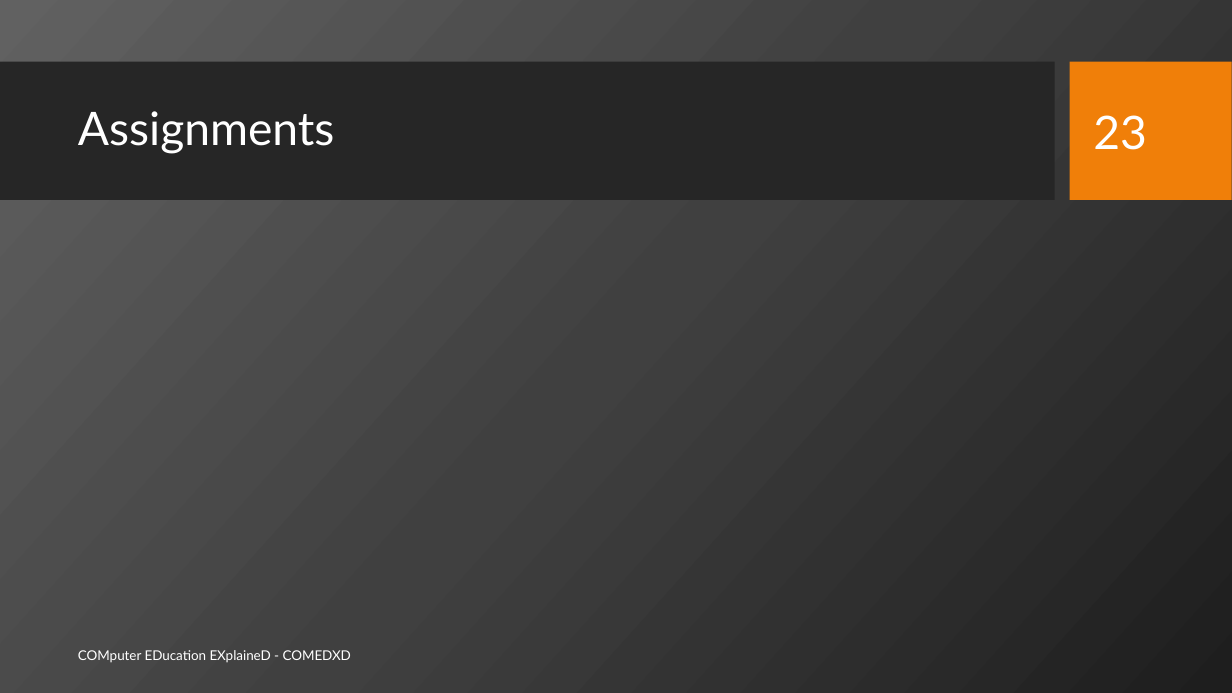
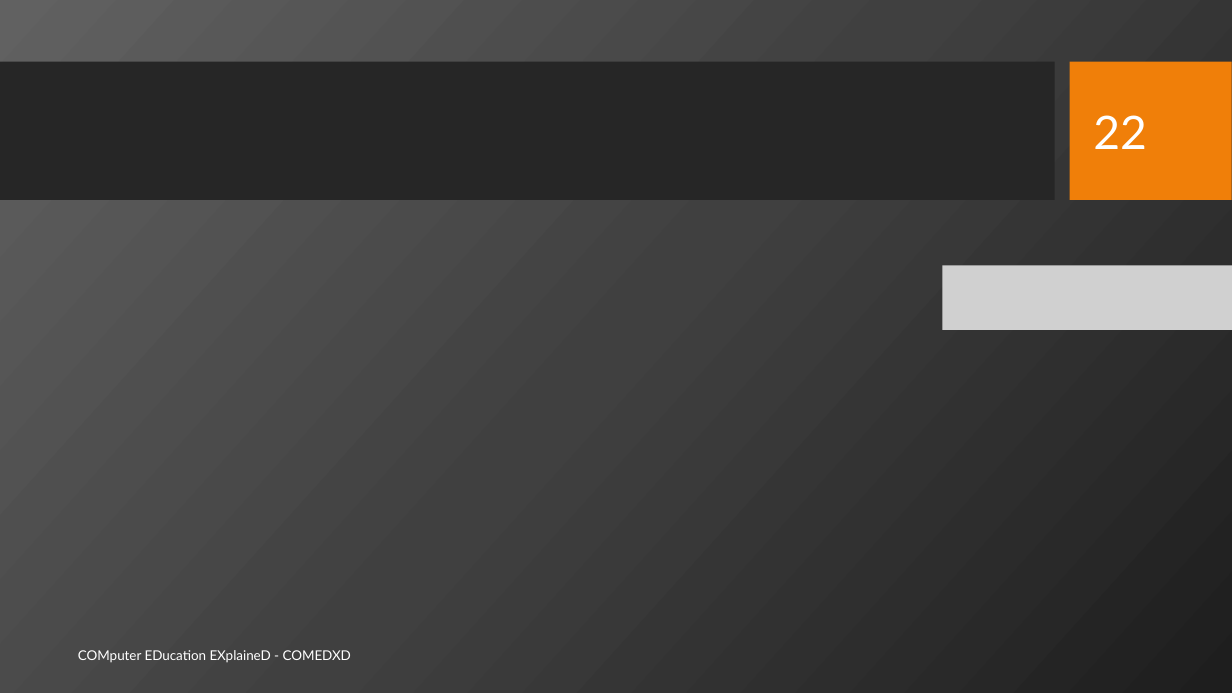
Before and after one commit to sajjo79/Machine-Learning, a slide deck: slide 22 of Slides/ML-Ch4-Parametric Methods-II.pptx (slide 23 before the commit). Drawn at 1232x693 pixels with LibreOffice and Linux fonts; fonts in the diff are those of the drawing; grey boxes stand for pictures; background and template pictures are left out. Boxes give left, top, right and bottom in pixels: in the first picture for what was removed or moved away, otherwise in the second. Text is boxed around its words. In the diff, an @@ line names an element or a change of style, - is before the commit and + after.

```diff
--- a/Slides/ML-Ch4-Parametric Methods-II.pptx
+++ b/Slides/ML-Ch4-Parametric Methods-II.pptx
@@ title removed at [78,111,334,154] @@
-Assignments
@@ page number at [1093,115,1147,149]: text changed @@
-23
+22
@@ picture added at [943,265,1232,330] @@
```
Also in this commit, not shown: 5 other slides changed, 6 slides added.
